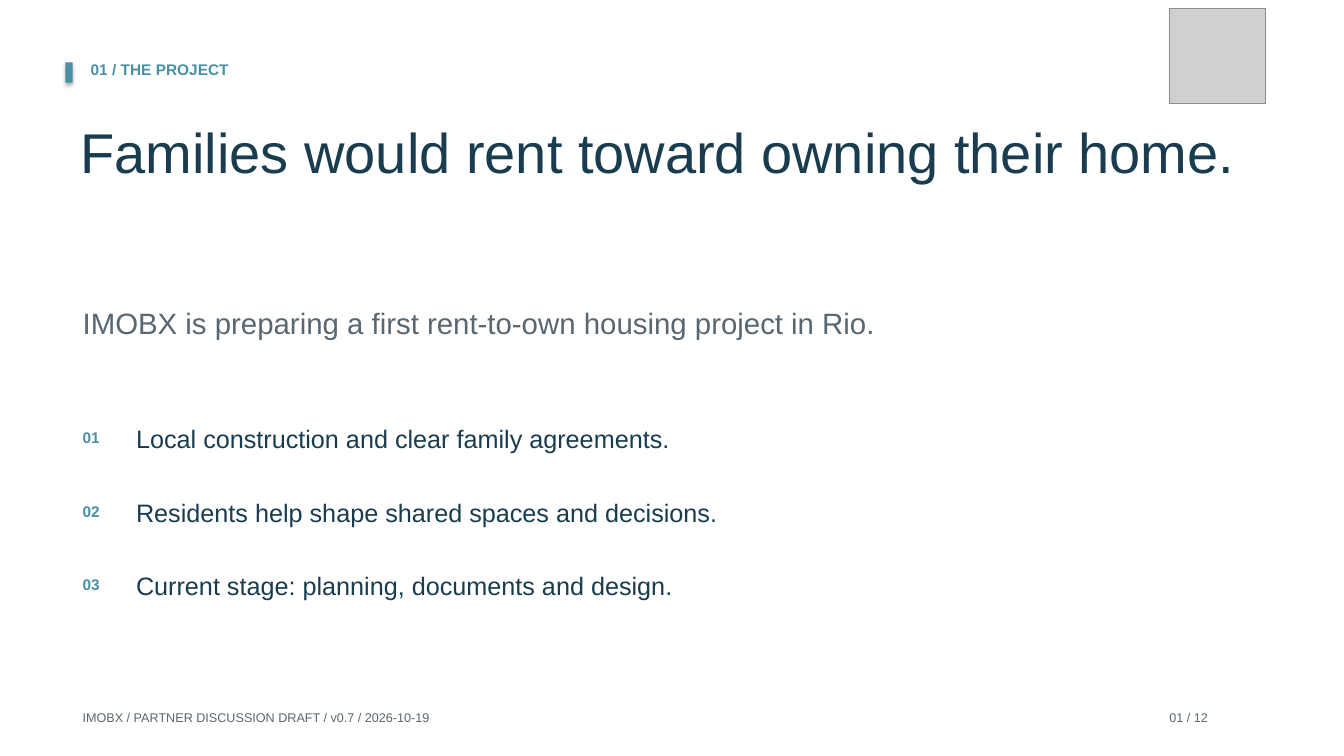
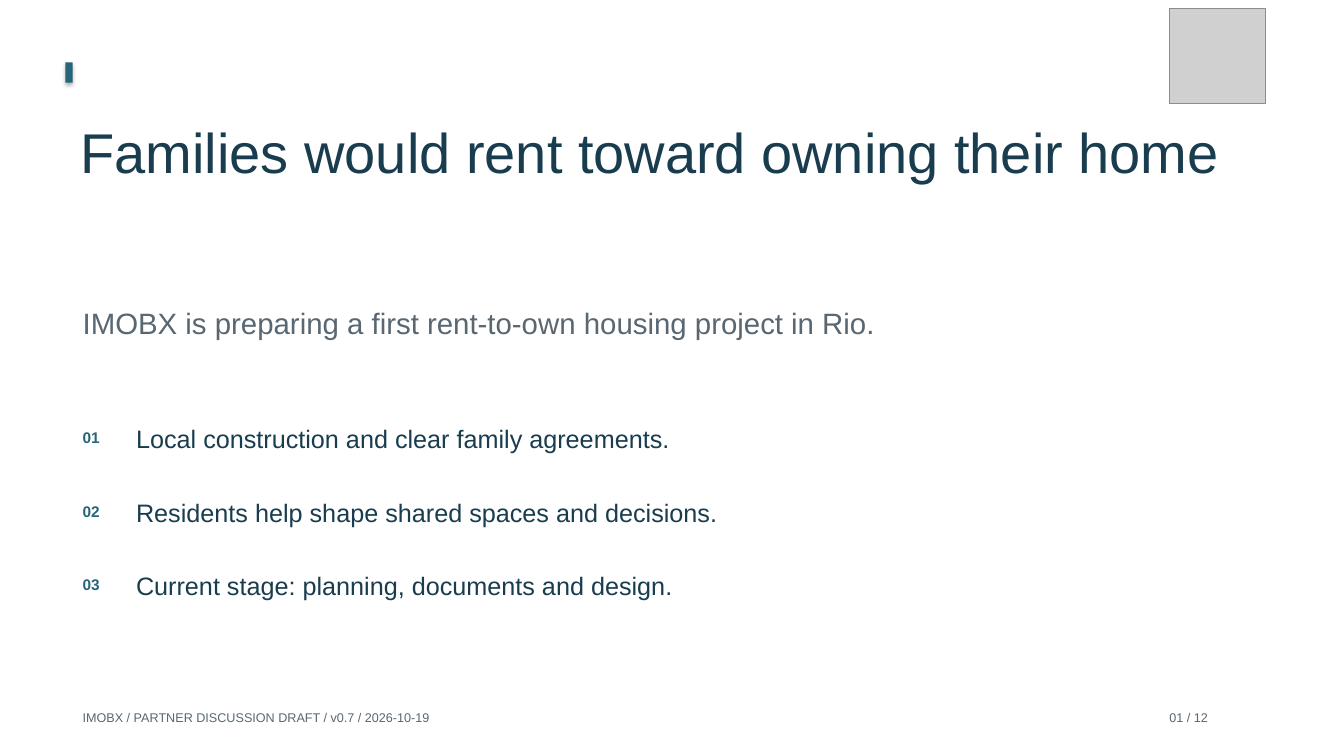
Before and after one commit to Siah-kin/imobx-website, a slide deck: slide 1 of pitchdeck.pptx. Drawn at 1344x756 pixels with LibreOffice and Linux fonts; fonts in the diff are those of the drawing; grey boxes stand for pictures. Boxes give left, top, right and bottom in pixels: in the first picture for what was removed or moved away, otherwise in the second. Text is boxed around its words. In the diff, an @@ line names an element or a change of style, - is before the commit and + after.

```diff
--- a/pitchdeck.pptx
+++ b/pitchdeck.pptx
@@ rectangle at (x1=66, y1=63, x2=73, y2=83): fill #4A90A4 to #276578 @@
@@ text removed at (x1=91, y1=64, x2=229, y2=75) @@
-01 / THE PROJECT
@@ text at (x1=81, y1=132, x2=1219, y2=183): text changed @@
-Families would rent toward owning their home.
+Families would rent toward owning their home
@@ text colour #4A90A4 to #276578 in 3 elements at (x1=83, y1=432, x2=100, y2=443), (x1=83, y1=506, x2=100, y2=517), (x1=83, y1=579, x2=100, y2=590) @@
```
Also in this commit, not shown: 11 other slides changed, 38 other files.
